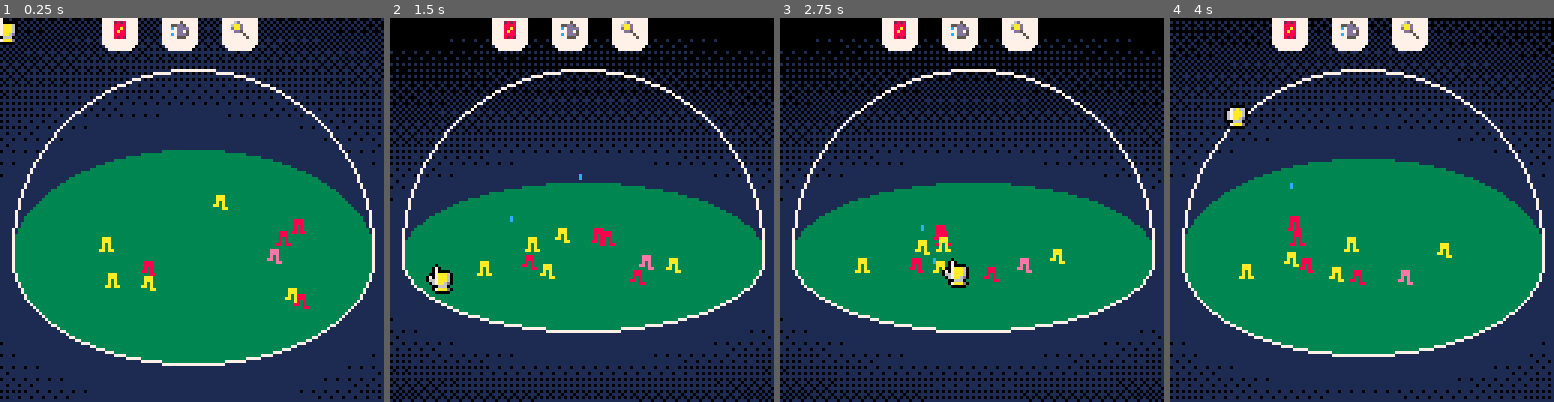
Above: before the commit, frames 1-4 (left to right).
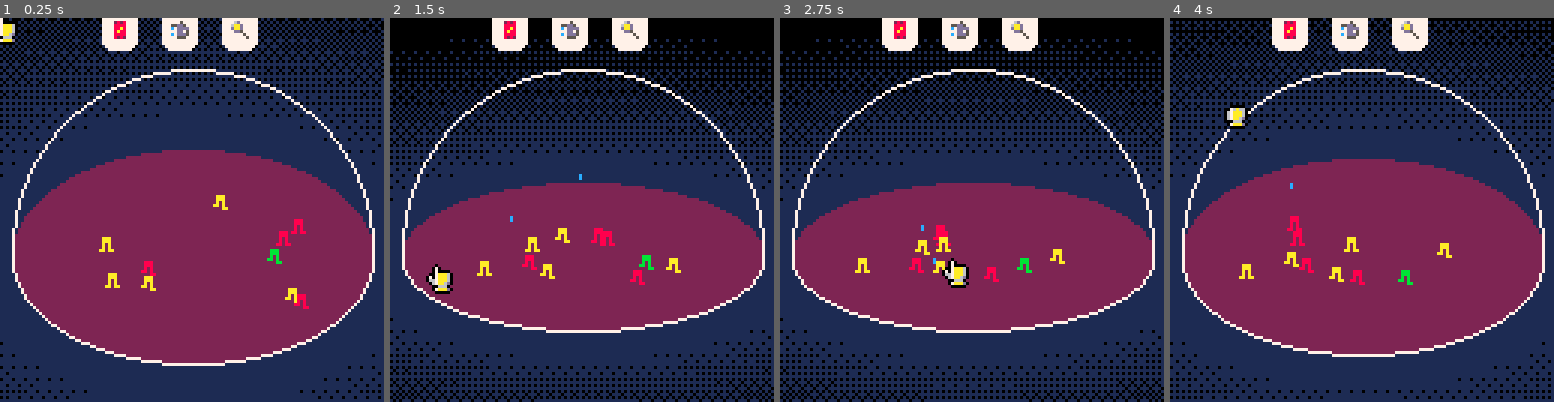
Above: after the commit, the same moments.

Repository: samuelhpratt/ggj2025
Game: PICO-8 cartridge game.p8
Same seed, same stepped clock (60 frames per second), same inputs: the game is played once before the commit and once after it.
Inputs (mouse positions are in pixels of both pictures, inside the frame that each line leads up to):
- Up to frame 1 (0.25 s): no input
- Up to frame 2 (1.5 s): click (670, 121) at 0.67 s; click (436, 267) at 1.22 s
- Up to frame 3 (2.75 s): click (887, 114) at 1.77 s; click (952, 259) at 2.32 s
- Up to frame 4 (4 s): click (1404, 106) at 2.87 s; click (1465, 256) at 3.42 s; click (1231, 102) at 3.97 s

The runs differ from the first frame. In frame 1, 40% of the frame differs, in the area x 3-97%, y 34-90%; in frame 2, 27%; in frame 3, 27%; in frame 4, 37%.

Commit message:
colour revisions

Diff:
--- a/dome.lua
+++ b/dome.lua
@@ -50,7 +50,7 @@
     fillp()
 
     -- draw ground
-    ovalfill(64 - domeRadius, domeY - domeRadius * domeAngle, 64 + domeRadius, domeY + domeRadius * domeAngle, 3)
+    ovalfill(64 - domeRadius, domeY - domeRadius * domeAngle, 64 + domeRadius, domeY + domeRadius * domeAngle, 2)
 
     drawPuddles()
 
--- a/people.lua
+++ b/people.lua
@@ -23,7 +23,7 @@
 function spawnPerson(x, y, z)
     local person = spawnObject(x, y, z)
     person.sprite = flr(rnd(2)) + 2
-    person.color = flr(rnd({8,10,14}))
+    person.color = flr(rnd({8,10,11}))
     newWaypoint(person)
     -- add any other person-specific parameters here!
 
